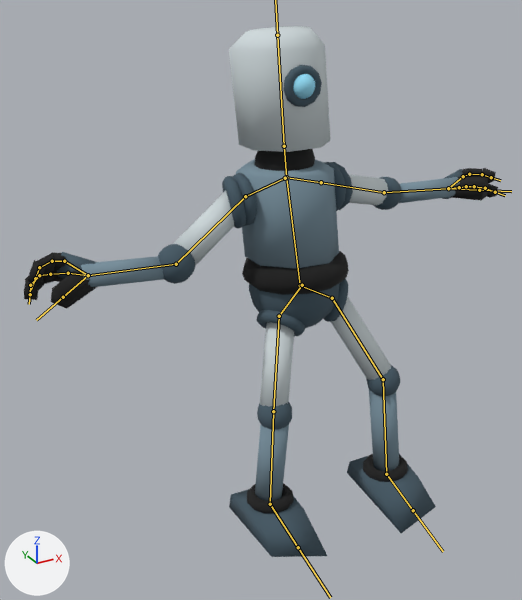
The FBX model FTU/Assets/Blender/Personnages/Actio/Actio.fbx, before and after one commit.
Both versions are drawn from a camera (50 mm lens) standing at (-0.497, -0.792, 0.722) and looking at (-0.042, 0.036, 0.308). Arrows for +X, +Y and +Z are at lower left; the lights stay in place. The bones that bend it are drawn over the model as lines.

Names of what the first picture shows: 'group955268754'.
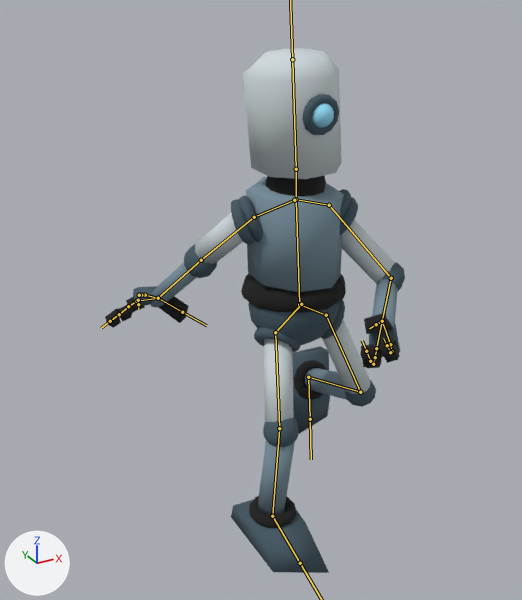
The newer file adds an action. The first version stands in its rest pose; the second is drawn at frame 21 of the action 'Armature|Walking'.

What the commit changed:
Bone 'Bone' (bone_bone) moves from (0.0, 0.0, 0.0) to (-0.013, -0.157, -0.021).
Bone 'Bone' (bone_bone) turns from (0, 0, 0) to (6, 0, -2) degrees about its own x, y and z.
Bone 'Bone.005.l' (bone_bone_005_l) turns from (0, 0, 0) to (34, -13, -55) degrees about its own x, y and z.
Bone 'Bone.006.l' (bone_bone_006_l) turns from (0, 0, 0) to (19, 19, -79) degrees about its own x, y and z.
Bone 'Bone.009' (bone_bone_009) turns from (0, 0, 0) to (-1, 5, 4) degrees about its own x, y and z.
Bone 'Bone.005.r' (bone_bone_005_r) turns from (0, 0, 0) to (-53, -11, 44) degrees about its own x, y and z.
Bone 'Bone.006.r' (bone_bone_006_r) turns from (0, 0, 0) to (11, -3, 29) degrees about its own x, y and z.
Bone 'Bone.012.r' (bone_bone_012_r) turns from (0, 0, 0) to (49, -29, 27) degrees about its own x, y and z.
Bone 'Bone.014.r' (bone_bone_014_r) turns from (0, 0, 0) to (1, -7, -10) degrees about its own x, y and z.
Bone 'Bone.015.r' (bone_bone_015_r) turns from (0, 0, 0) to (18, -19, -43) degrees about its own x, y and z.
Bone 'Bone.016.r' (bone_bone_016_r) turns from (0, 0, 0) to (-21, 0, -10) degrees about its own x, y and z.
Bone 'Bone.021.r' (bone_bone_021_r) turns from (0, 0, 0) to (-26, 4, -16) degrees about its own x, y and z.
Bone 'Bone.006.r.002' (bone_bone_006_r_002) turns from (0, 0, 0) to (-15, 21, 23) degrees about its own x, y and z.
Bone 'Bone.006.r.003' (bone_bone_006_r_003) turns from (0, 0, 0) to (-14, -1, -5) degrees about its own x, y and z.
Bone 'Bone.006.r.004' (bone_bone_006_r_004) turns from (0, 0, 0) to (-19, 3, -6) degrees about its own x, y and z.
Bone 'Bone.006.r.005' (bone_bone_006_r_005) turns from (0, 0, 0) to (-21, 4, -8) degrees about its own x, y and z.
Bone 'Bone.001.l' (bone_bone_001_l) moves from (0.0, 0.0, 0.0) to (-0.012, 0.072, -0.141).
Bone 'Bone.001.l' (bone_bone_001_l) turns from (0, 0, 0) to (-3, 17, 11) degrees about its own x, y and z.
Bone 'Bone.002.l' (bone_bone_002_l) turns from (0, 0, 0) to (1, -2, -5) degrees about its own x, y and z.
Bone 'Bone.003.l' (bone_bone_003_l) turns from (0, 0, 0) to (3, 2, 58) degrees about its own x, y and z.
Bone 'Bone.011.l' (bone_bone_011_l) turns from (0, 0, 0) to (0, 1, -6) degrees about its own x, y and z.
Bone 'Bone.001.r' (bone_bone_001_r) moves from (0.0, 0.0, 0.0) to (0.016, 0.099, -0.123).
Bone 'Bone.001.r' (bone_bone_001_r) turns from (0, 0, 0) to (-1, -11, -9) degrees about its own x, y and z.
Bone 'Bone.002.r' (bone_bone_002_r) turns from (0, 0, 0) to (3, 6, 27) degrees about its own x, y and z.
Bone 'Bone.003.r' (bone_bone_003_r) turns from (0, 0, 0) to (0, 0, -16) degrees about its own x, y and z.

Where the change shows, as pixel boxes [x1, y1, x2, y2] in the pictures (522 x 600 px):
'group955268754', posed (37% narrower)
    before: [24, 26, 498, 557]
    after: [105, 48, 405, 573]
bone 'Bone', root to tip
    before: (300, 285) to (286, 177)
    after: (299, 304) to (296, 199)
bone 'Bone.005.l', root to tip
    before: (321, 182) to (384, 192)
    after: (329, 205) to (391, 278)
bone 'Bone.006.l', root to tip
    before: (384, 192) to (448, 188)
    after: (391, 278) to (382, 321)
bone 'Bone.009', root to tip
    before: (284, 146) to (277, 35)
    after: (296, 169) to (292, 59)
bone 'Bone.005.r', root to tip
    before: (245, 196) to (176, 264)
    after: (254, 217) to (201, 260)
bone 'Bone.006.r', root to tip
    before: (176, 264) to (88, 275)
    after: (201, 260) to (158, 298)
bone 'Bone.012.r', root to tip
    before: (88, 275) to (63, 297)
    after: (158, 298) to (182, 312)
bone 'Bone.014.r', root to tip
    before: (88, 275) to (64, 261)
    after: (158, 298) to (136, 301)
bone 'Bone.015.r', root to tip
    before: (64, 261) to (52, 261)
    after: (136, 301) to (128, 306)
bone 'Bone.016.r', root to tip
    before: (52, 261) to (39, 267)
    after: (128, 306) to (119, 314)
bone 'Bone.021.r', root to tip
    before: (39, 267) to (35, 278)
    after: (119, 314) to (110, 321)
bone 'Bone.006.r.002', root to tip
    before: (68, 273) to (50, 274)
    after: (145, 295) to (141, 295)
bone 'Bone.006.r.003', root to tip
    before: (50, 274) to (39, 275)
    after: (141, 295) to (139, 295)
bone 'Bone.006.r.004', root to tip
    before: (39, 275) to (30, 285)
    after: (139, 295) to (138, 300)
bone 'Bone.006.r.005', root to tip
    before: (30, 285) to (30, 294)
    after: (138, 300) to (138, 304)
bone 'Bone.001.l', root to tip
    before: (300, 285) to (332, 298)
    after: (299, 304) to (326, 315)
bone 'Bone.002.l', root to tip
    before: (332, 298) to (383, 379)
    after: (326, 315) to (360, 392)
bone 'Bone.003.l', root to tip
    before: (383, 379) to (386, 474)
    after: (360, 392) to (308, 377)
bone 'Bone.011.l', root to tip
    before: (386, 474) to (413, 510)
    after: (308, 377) to (310, 419)
bone 'Bone.001.r', root to tip
    before: (302, 285) to (279, 316)
    after: (301, 304) to (275, 332)
bone 'Bone.002.r', root to tip
    before: (279, 316) to (273, 411)
    after: (275, 332) to (279, 428)
bone 'Bone.003.r', root to tip
    before: (273, 411) to (270, 504)
    after: (279, 428) to (272, 516)
